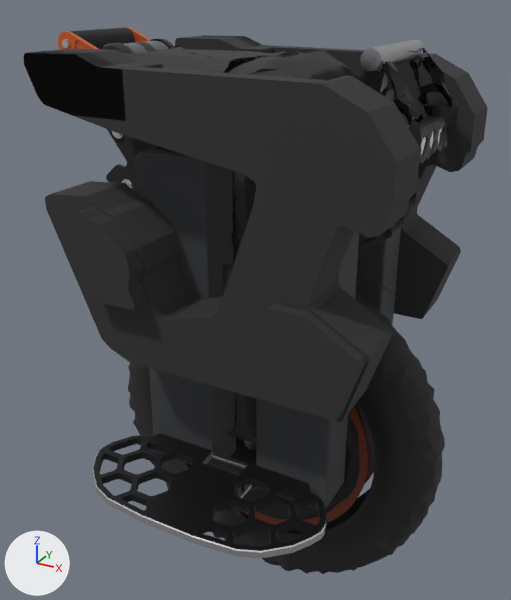
The glTF model app/public/models/begode-extreme/begode-extreme-lod2.glb, before and after one commit.
Before and after are seen from a camera (50 mm lens) standing at (0.37, -0.721, 0.533) and looking at (-0.032, 0.01, 0.168). The lights are fixed; the arrows at lower left show +X, +Y and +Z. The older version comes first. Where no turn or scale is listed for an object, it has been applied to the vertices. Vertices at exactly the same position are counted once.
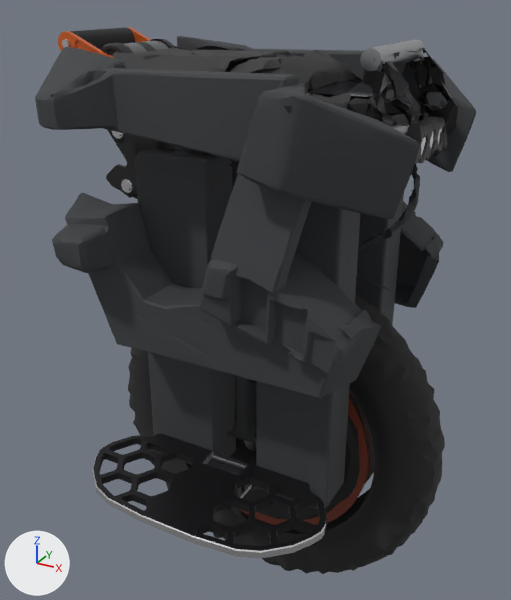
Where the newer file only moved an object's origin or applied its transform, the numbers keep the older frame.

Boxes (x1, y1, x2, y2) around the edits, measured in the pictures (511 x 600 px):
'Mesh_26', reshaped, moved
    before: (24, 48, 420, 422)
    after: (35, 47, 420, 399)
'Mesh_25', reshaped, moved
    before: (175, 35, 487, 319)
    after: (177, 36, 476, 308)
'Mesh_4', moved
    before: (122, 46, 391, 91)
    after: (113, 46, 391, 112)
part 1 of me_mesh_25, rebuilt
    before: (394, 54, 487, 319)
    after: (177, 36, 476, 308)
part 2 of me_mesh_25, deleted
    before: (175, 35, 429, 93)
part 3 of me_mesh_25, deleted (mostly hidden)
    before: (419, 216, 460, 248)
part 4 of me_mesh_26, rebuilt
    before: (45, 76, 420, 422)
    after: (35, 47, 420, 399)
part 5 of me_mesh_26, deleted
    before: (24, 48, 326, 208)
part 6 of me_mesh_26, deleted
    before: (76, 207, 147, 310)
part 7 of me_mesh_26, deleted
    before: (265, 304, 366, 421)

The edits, one by one:
me_mesh_25 is used by ob_mesh_25; location (-0.259, 0.19, -0.229).
me_mesh_25 had 487 vertices, 988 faces and spanned x 0.053..0.454, y -0.087..0.0, z 0.374..0.704.
me_mesh_25 now has 1829 vertices, 3985 faces and spans x 0.054..0.455, y -0.106..0.0, z 0.385..0.705.
me_mesh_25 part 1: the loose piece of 210 vertices spanning x 0.06..0.454, y -0.087..-0.022, z 0.374..0.691 is rebuilt with 1829 vertices and now spans x 0.054..0.455, y -0.106..0.0, z 0.385..0.705.
me_mesh_25 part 2: the loose piece of 135 vertices spanning x 0.053..0.379, y -0.087..-0.022, z 0.585..0.704 is deleted.
me_mesh_25 part 3: the loose piece of 50 vertices spanning x 0.342..0.44, y -0.023..-0.01, z 0.383..0.486 is deleted.
Other edits to the shape of me_mesh_25 do not show in these pictures.
me_mesh_26 is used by ob_mesh_26; location (-0.259, 0.19, -0.229).
me_mesh_26 had 487 vertices, 988 faces and spanned x 0.053..0.454, y -0.379..-0.292, z 0.374..0.704.
me_mesh_26 now has 1829 vertices, 3985 faces and spans x 0.054..0.455, y -0.417..-0.311, z 0.385..0.705.
me_mesh_26 part 4: the loose piece of 210 vertices spanning x 0.06..0.454, y -0.357..-0.292, z 0.374..0.691 is rebuilt with 1829 vertices and now spans x 0.054..0.455, y -0.417..-0.311, z 0.385..0.705.
me_mesh_26 part 5: the loose piece of 135 vertices spanning x 0.053..0.379, y -0.357..-0.292, z 0.585..0.704 is deleted.
me_mesh_26 part 6: the loose piece of 92 vertices spanning x 0.123..0.192, y -0.379..-0.356, z 0.453..0.551 is deleted.
me_mesh_26 part 7: the loose piece of 50 vertices spanning x 0.342..0.44, y -0.369..-0.356, z 0.383..0.486 is deleted.
Object 'Mesh_4' (ob_mesh_4) moves from (-0.259, 0.19, -0.229) to (-0.259, 0.209, -0.229).
Object 'Mesh_25' (ob_mesh_25) moves from (-0.259, 0.19, -0.229) to (-0.259, 0.209, -0.229).
Object 'Mesh_26' (ob_mesh_26) moves from (-0.259, 0.19, -0.229) to (-0.259, 0.209, -0.229).
